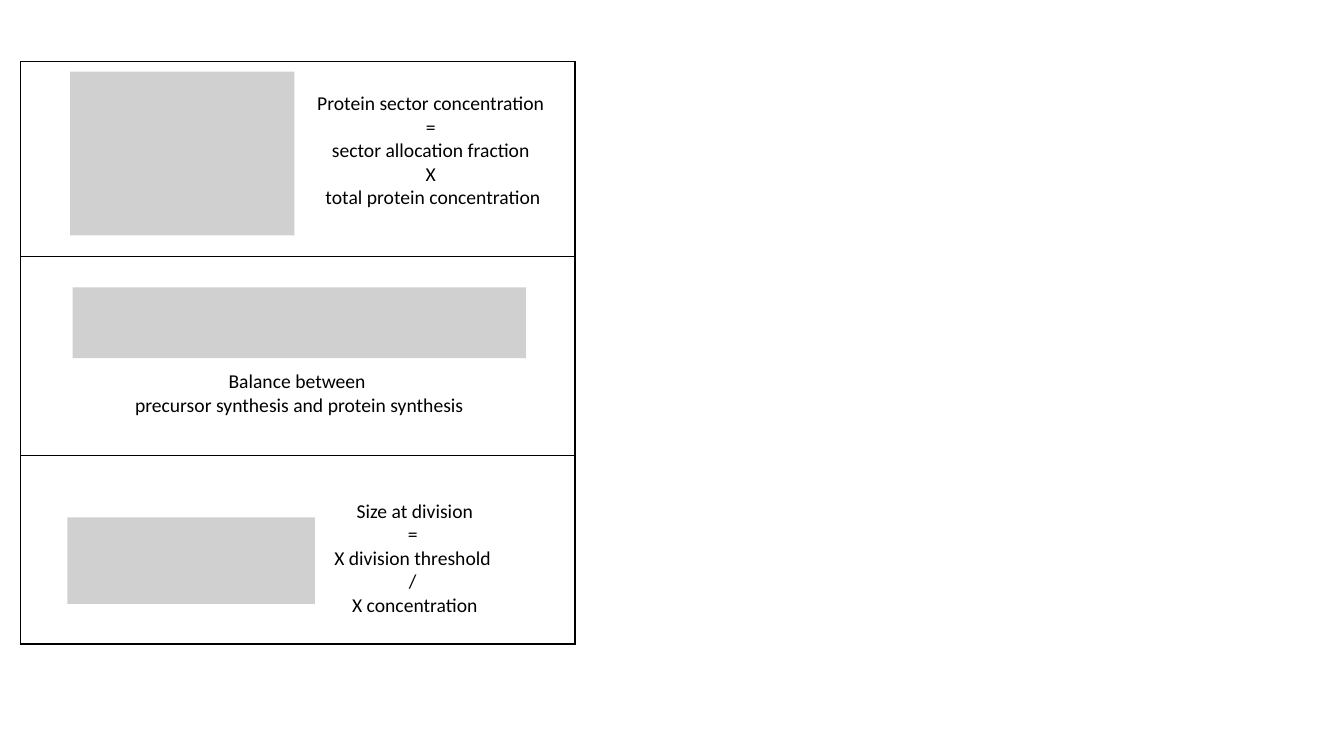
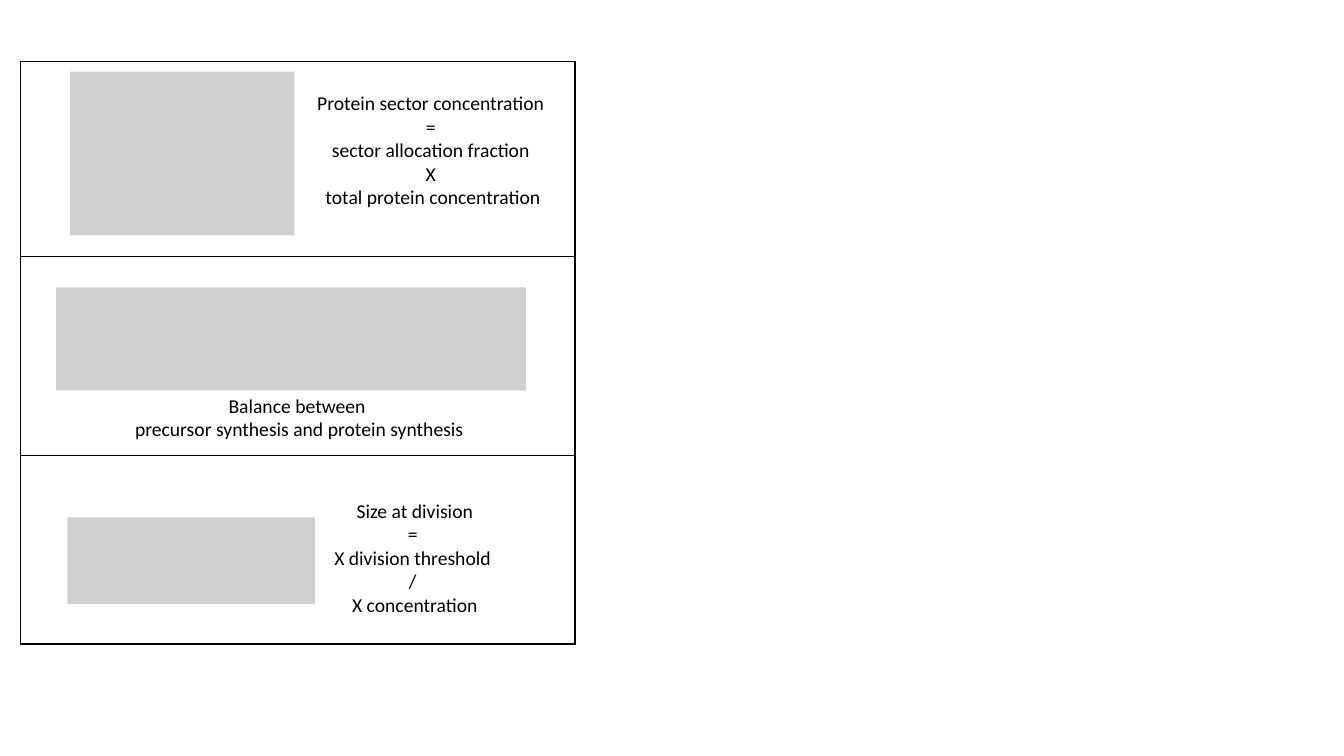
Before and after one commit to ImperialCollegeLondon/coli-whole-cell-coarse-grained-model, a slide deck: slide 1 of figure-assembly/figure-2-components/figure_2_panel_equations.pptx. Drawn at 1344x756 pixels with LibreOffice and Linux fonts; fonts in the diff are those of the drawing; grey boxes stand for pictures. Boxes give left, top, right and bottom in pixels: in the first picture for what was removed or moved away, otherwise in the second. Text is boxed around its words. In the diff, an @@ line names an element or a change of style, - is before the commit and + after.

```diff
--- a/figure-assembly/figure-2-components/figure_2_panel_equations.pptx
+++ b/figure-assembly/figure-2-components/figure_2_panel_equations.pptx
@@ picture: place and size @@
-picture at box(73, 287, 526, 358)
+picture at box(56, 287, 526, 390)
@@ text "Balance between": place and size @@
-text "Balance between" at box(135, 374, 463, 415)
+text "Balance between" at box(135, 399, 463, 439)
```
Also in this commit, not shown: 3 other files.
